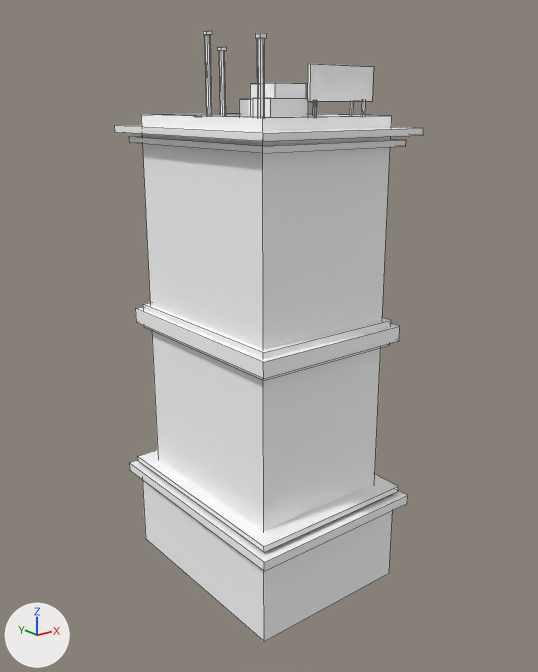
An edit to the FBX model Assets/Models/Building 02.fbx, drawn before and after from the same camera.
Both versions are drawn from a 50 mm camera at (-0.1329, -0.1694, 0.1427) aimed at (0.0007, -0.0025, 0.076). Every picture has the same lights, and +X, +Y and +Z are marked at lower left. Mesh edges are drawn as thin lines. Where no turn or scale is listed for an object, it has been applied to the vertices.

The scene before the commit, as lines of its bpy script (objects in view):
```python
me_mesh = bpy.data.meshes.new('Mesh')
me_mesh.from_pydata(...)  # 288 vertices, 205 faces; spans x -0.028..0.028, y -0.036..0.036, z -0.001..0.163
me_mesh.materials.append(mat_building_02)  # its picture is missing
# before: 0 (-0.022, -0.028, 0.027), 1 (0.022, -0.028, 0.027), 2 (-0.022, -0.028, 0.139) at pixel (262, 117), 3 (0.022, -0.028, 0.139) at pixel (391, 115), 4 (-0.022, 0.028, 0.139) at pixel (141, 114)
# before: 5 (0.022, 0.028, 0.139), 8 (-0.02, -0.025, 0.139) at pixel (262, 117), 9 (0.02, -0.025, 0.139) at pixel (378, 115), 10 (0.02, 0.025, 0.139), 11 (-0.02, 0.025, 0.139) at pixel (152, 114)
# before: 12 (-0.02, -0.025, 0.137), 13 (0.02, -0.025, 0.137), 14 (0.02, 0.025, 0.137), 15 (-0.02, 0.025, 0.137), 16 (-0.025, -0.033, -0.001) at pixel (264, 641)
# before: 17 (0.025, -0.033, -0.001) at pixel (389, 572), 18 (-0.025, -0.033, 0.025), 19 (0.025, -0.033, 0.025), 24 (-0.028, -0.036, 0.025) at pixel (264, 571), 25 (0.028, -0.036, 0.025) at pixel (407, 503)
# before: 26 (-0.028, -0.036, 0.028) at pixel (264, 562), 27 (0.028, -0.036, 0.028) at pixel (407, 495), 64 (-0.027, -0.035, 0.135) at pixel (263, 141), 65 (0.027, -0.035, 0.135) at pixel (423, 135), 66 (-0.027, -0.035, 0.136) at pixel (263, 133)
# before: 67 (0.027, -0.035, 0.136) at pixel (423, 128), 68 (-0.027, 0.035, 0.136) at pixel (114, 125), 69 (0.027, 0.035, 0.136)
# before: 40 (-0.023, -0.03, 0.076) at pixel (263, 380), 41 (0.023, -0.03, 0.076) at pixel (389, 345), 42 (-0.023, -0.03, 0.083) at pixel (263, 352), 43 (0.023, -0.03, 0.083) at pixel (391, 320)
ob_building_2 = bpy.data.objects.new('Building_2', me_mesh)
ob_building_2.location = (0.0, 0.0, 0.0)
```
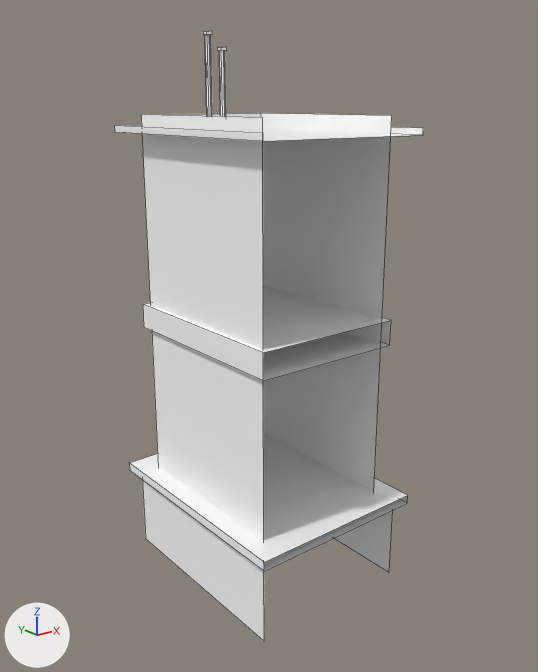
Changed parts and their boxes (x1, y1, x2, y2) in the pictures (538 x 672 px):
```json
{"part": 1, "of": "me_mesh", "change": "deleted", "before": [129, 33, 406, 552]}
{"part": 2, "of": "me_mesh", "change": "deleted", "before": [122, 113, 423, 641]}
{"part": 3, "of": "me_mesh", "change": "deleted", "before": [263, 320, 391, 381]}
```

Scene script edits in JSON lines:
```json
{"block": "me_mesh", "where": "# used by ob_building_2; location = (0.0, 0.0, 0.0)"}
{"block": "me_mesh", "where": "# verts and faces of me_mesh; kept vertices keep their numbers, new ones are numbered from 288"}
{"op": "remove", "block": "me_mesh", "code": "me_mesh.from_pydata(...)  # 288 vertices, 205 faces; spans x -0.028..0.028, y -0.036..0.036, z -0.001..0.163"}
{"op": "add", "block": "me_mesh", "code": "me_mesh.from_pydata(...)  # 88 vertices, 48 faces; spans x -0.028..0.028, y -0.036..0.036, z -0.001..0.163"}
{"block": "me_mesh", "change": "me_mesh part 1: 17 loose pieces with 192 vertices, spanning x -0.026..0.026, y -0.034..0.034, z 0.029..0.158, are deleted"}
{"block": "me_mesh", "change": "me_mesh part 2"}
{"op": "add", "block": "me_mesh", "code": "delete_vertices([*range(8, 16)])  # with the faces that use them"}
{"op": "add", "block": "me_mesh", "code": "delete_faces([(0, 1, 3, 2), (16, 17, 19, 18), (24, 25, 27, 26), (64, 65, 67, 66), (66, 67, 69, 68)])"}
{"block": "me_mesh", "change": "me_mesh part 3"}
{"op": "add", "block": "me_mesh", "code": "delete_faces([(40, 41, 43, 42)])"}
```
